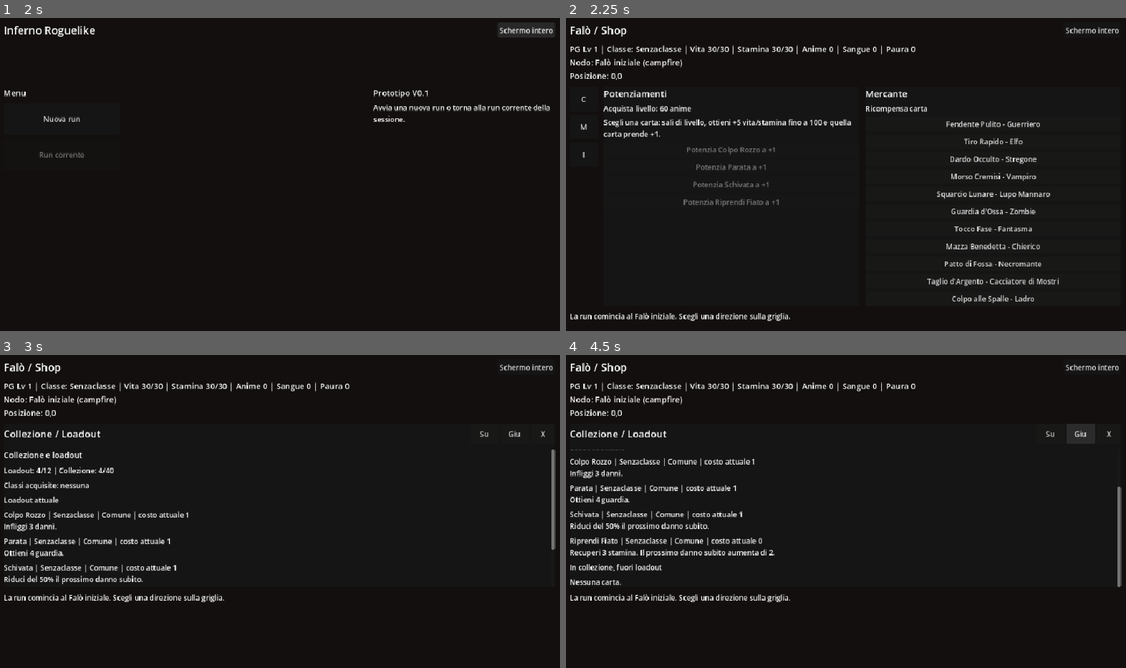
Above: before the commit, frames 1-4 (two rows, left to right).
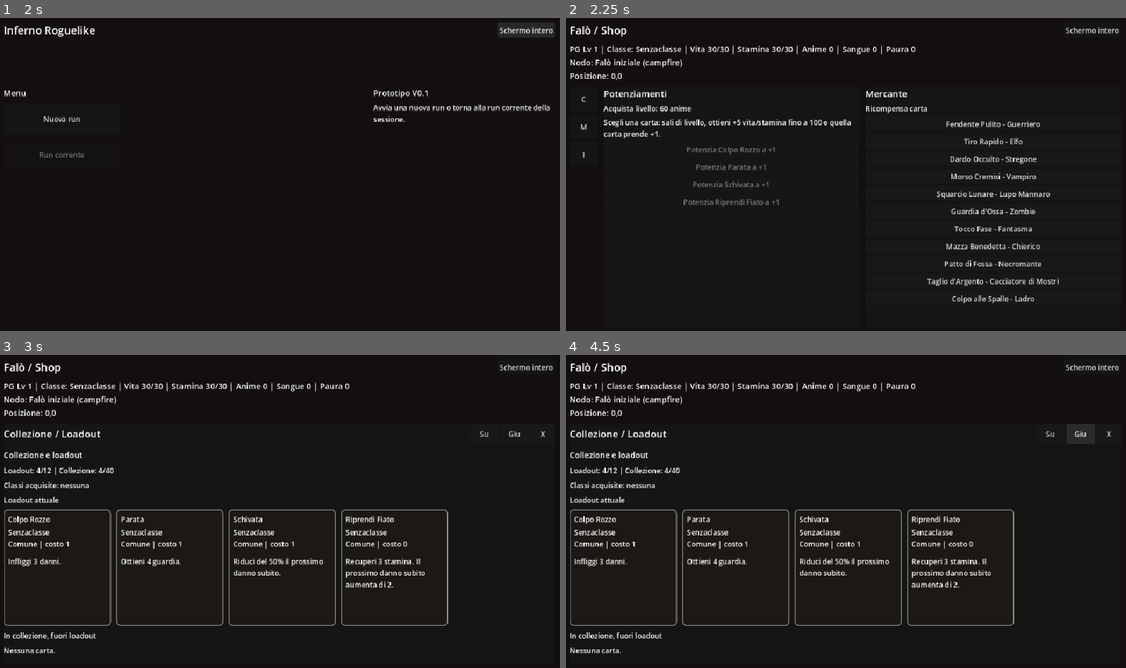
Above: after the commit, the same moments.

Repository: Chivas1504/Gioco
Game: Godot game, scene res://scenes/main.tscn
The game is run twice, just before and just after one commit, with the same random seed, the same clock (stepped at 60 frames per second) and the same inputs.
Inputs:
- Up to frame 1 (2 s): click "Schermo intero" at 0.5 s; click "Finestra" at 1.25 s
- Up to frame 2 (2.25 s): click "Nuova run" at 2 s
- Up to frame 3 (3 s): click "C" at 2.75 s
- Up to frame 4 (4.5 s): click "Su" at 3.5 s; click "Giu" at 4.25 s

Frame 1 is identical in both runs. In frame 2, 0.5% of the frame differs, in the area x 0-41%, y 94-97%; in frame 3, 5.6%; in frame 4, 7.1%, in the area x 0-100%, y 30-96%.

Commit message:
Refine campfire shop collection layout

Diff:
--- a/scripts/main.gd
+++ b/scripts/main.gd
@@ -245,6 +245,7 @@
 func _refresh_ui() -> void:
 	_refresh_fullscreen_button()
 	if screen_mode == SCREEN_MENU:
+		log_label.visible = true
 		action_scroll.visible = true
 		_render_start_menu()
 		log_label.text = "\n".join(log_lines)
@@ -290,6 +291,7 @@
 		cards_title.visible = false
 		end_intent_button.visible = false
 		action_scroll.visible = false
+		log_label.visible = false
 		_render_safe_summary()
 	else:
 		screen_title.text = "Combattimento"
@@ -297,9 +299,10 @@
 		cards_title.text = "Carte build disponibili"
 		end_intent_button.visible = true
 		action_scroll.visible = true
+		log_label.visible = true
 		_render_cards()
 	_render_safe_panel()
-	log_label.text = "\n".join(log_lines)
+	log_label.text = "\n".join(log_lines) if log_label.visible else ""
 
 
 func _render_start_menu() -> void:
@@ -542,28 +545,104 @@
 		parent.add_child(empty)
 		return
 
+	var grid = GridContainer.new()
+	grid.columns = _get_collection_card_columns()
+	grid.size_flags_horizontal = Control.SIZE_EXPAND_FILL
+	grid.add_theme_constant_override("h_separation", 12)
+	grid.add_theme_constant_override("v_separation", 12)
+	parent.add_child(grid)
+
 	for card_id in card_ids:
-		var card = GameDatabase.get_card(card_id)
-		var card_label = Label.new()
-		card_label.size_flags_horizontal = Control.SIZE_EXPAND_FILL
-		card_label.autowrap_mode = TextServer.AUTOWRAP_WORD_SMART
-		if card.is_empty():
-			card_label.text = "%s | carta non trovata" % card_id
-			parent.add_child(card_label)
-			continue
-		var level = run_state.get_card_level(card_id)
-		var level_text = " +%d" % level if level > 0 else ""
-		var class_id = String(card.get("class_id", CardRules.CLASS_NEUTRAL))
-		var cost = GameDatabase.get_base_stamina_cost(card, run_state.active_class, run_state.collection)
-		card_label.text = "%s%s | %s | %s | costo attuale %d\n%s" % [
-			card.get("name", card_id),
-			level_text,
-			GameDatabase.get_class_name(class_id),
-			_rarity_label(card.get("rarity", "")),
-			cost,
-			card.get("effect_text", ""),
-		]
-		parent.add_child(card_label)
+		_add_collection_card(grid, card_id)
+
+
+func _add_collection_card(parent: Control, card_id: String) -> void:
+	var card = GameDatabase.get_card(card_id)
+	var panel = PanelContainer.new()
+	panel.custom_minimum_size = Vector2(190, 260)
+	panel.size_flags_horizontal = Control.SIZE_EXPAND_FILL
+	parent.add_child(panel)
+
+	var rarity = String(card.get("rarity", "")) if not card.is_empty() else ""
+	var style = StyleBoxFlat.new()
+	style.bg_color = Color(0.105, 0.095, 0.085)
+	style.border_color = _rarity_color(rarity)
+	style.set_border_width_all(2)
+	style.set_corner_radius_all(8)
+	style.content_margin_left = 10
+	style.content_margin_top = 10
+	style.content_margin_right = 10
+	style.content_margin_bottom = 10
+	panel.add_theme_stylebox_override("panel", style)
+
+	var content = VBoxContainer.new()
+	content.size_flags_horizontal = Control.SIZE_EXPAND_FILL
+	content.size_flags_vertical = Control.SIZE_EXPAND_FILL
+	content.add_theme_constant_override("separation", 6)
+	panel.add_child(content)
+
+	if card.is_empty():
+		var missing = Label.new()
+		missing.autowrap_mode = TextServer.AUTOWRAP_WORD_SMART
+		missing.text = "%s\nCarta non trovata" % card_id
+		content.add_child(missing)
+		return
+
+	var level = run_state.get_card_level(card_id)
+	var level_text = " +%d" % level if level > 0 else ""
+	var class_id = String(card.get("class_id", CardRules.CLASS_NEUTRAL))
+	var cost = GameDatabase.get_base_stamina_cost(card, run_state.active_class, run_state.collection)
+
+	var name_label = Label.new()
+	name_label.size_flags_horizontal = Control.SIZE_EXPAND_FILL
+	name_label.autowrap_mode = TextServer.AUTOWRAP_WORD_SMART
+	name_label.add_theme_font_size_override("font_size", 16)
+	name_label.text = "%s%s" % [card.get("name", card_id), level_text]
+	content.add_child(name_label)
+
+	var meta_label = Label.new()
+	meta_label.size_flags_horizontal = Control.SIZE_EXPAND_FILL
+	meta_label.autowrap_mode = TextServer.AUTOWRAP_WORD_SMART
+	meta_label.text = "%s\n%s | costo %d" % [
+		GameDatabase.get_class_name(class_id),
+		_rarity_label(rarity),
+		cost,
+	]
+	content.add_child(meta_label)
+
+	var separator = HSeparator.new()
+	content.add_child(separator)
+
+	var effect_label = Label.new()
+	effect_label.size_flags_horizontal = Control.SIZE_EXPAND_FILL
+	effect_label.size_flags_vertical = Control.SIZE_EXPAND_FILL
+	effect_label.autowrap_mode = TextServer.AUTOWRAP_WORD_SMART
+	effect_label.text = String(card.get("effect_text", ""))
+	content.add_child(effect_label)
+
+
+func _get_collection_card_columns() -> int:
+	var available_width = get_viewport_rect().size.x - 120.0
+	var columns = floori(available_width / 210.0)
+	if columns < 1:
+		columns = 1
+	if columns > 6:
+		columns = 6
+	return columns
+
+
+func _rarity_color(rarity: String) -> Color:
+	match rarity:
+		CardRules.RARITY_COMMON:
+			return Color(0.55, 0.55, 0.50)
+		CardRules.RARITY_UNCOMMON:
+			return Color(0.34, 0.64, 0.42)
+		CardRules.RARITY_RARE:
+			return Color(0.38, 0.50, 0.82)
+		CardRules.RARITY_LEGENDARY:
+			return Color(0.86, 0.62, 0.22)
+		_:
+			return Color(0.42, 0.38, 0.34)
 
 
 func _add_map_popup_content(parent: VBoxContainer) -> void:
